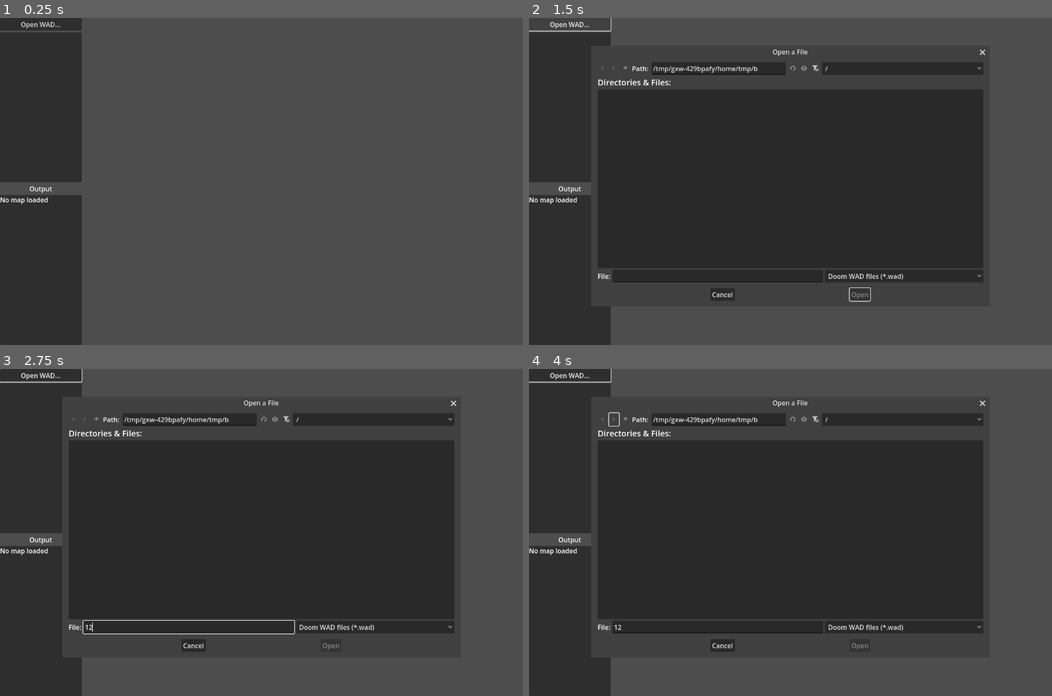
Above: before the commit, frames 1-4 (two rows, left to right).
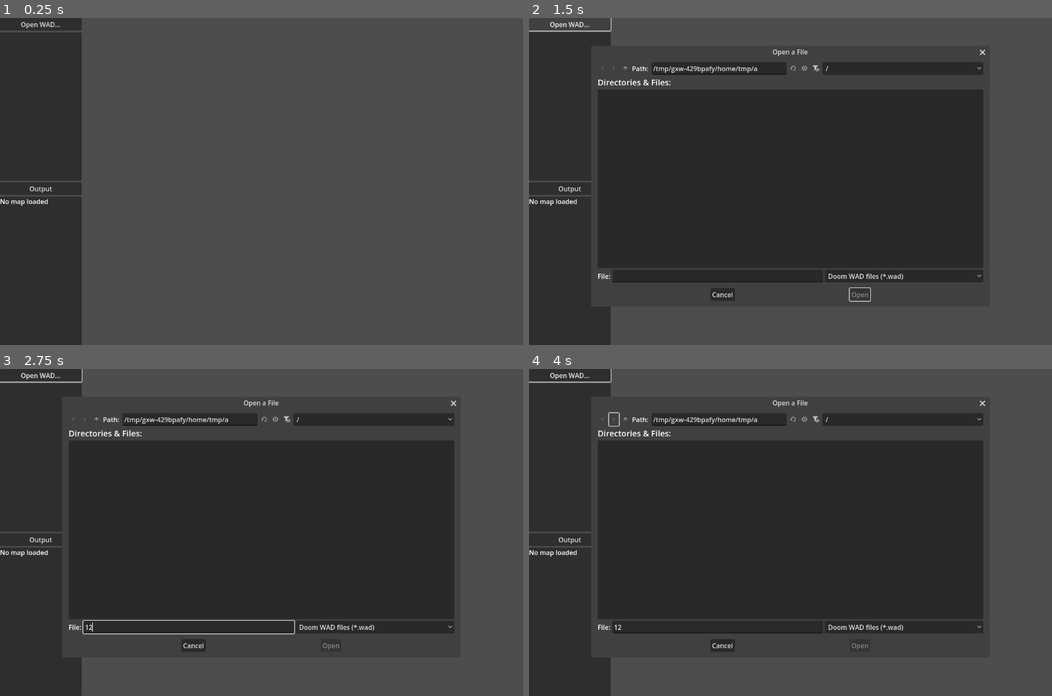
Above: after the commit, the same moments.

Repository: TehRealSalt/sentinel-smith
Game: Godot game, scene res://wad_viewer.tscn
The game is run twice, just before and just after one commit, with the same random seed, the same clock (stepped at 60 frames per second) and the same inputs.
Inputs (mouse positions are in pixels of both pictures, inside the frame that each line leads up to):
- Up to frame 1 (0.25 s): no input
- Up to frame 2 (1.5 s): click (570, 188) at 0.5 s, where only the run after the commit has a clickable "Output"; click "Open WAD..." at 1.25 s
- Up to frame 3 (2.75 s): click (188, 627) at 2.02 s; type "12" at 2.1 s
- Up to frame 4 (4 s): click (612, 418) at 2.75 s; click (612, 418) at 3.5 s

The runs differ from the first frame. In frame 1, 0.8% of the frame differs, in the area x 0-16%, y 49-58%; in frame 2, 0.7%; in frame 3, 0.7%; in frame 4, 0.7%.

Commit message:
Separate output to its own button
Helps me get a feel for how long loading vs saving will be

Diff:
--- a/project/wad_viewer.gd
+++ b/project/wad_viewer.gd
@@ -20,16 +20,11 @@
 	current_wad = wad
 	update_tree()
 
-	PerfTiming.start(&'DoomMap.load_from_wad')
+	PerfTiming.start(&'DoomMap.total')
 	current_map = DoomMap.load_from_wad(current_wad)
-	PerfTiming.stop(&'DoomMap.load_from_wad')
-
 	if current_map != null:
 		%SubViewport.add_child(current_map)
-
-		PerfTiming.start(&'DoomMap.stringify')
-		textmap_display.text = str(current_map)
-		PerfTiming.stop(&'DoomMap.stringify')
+	PerfTiming.stop(&'DoomMap.total')
 
 	Input.set_default_cursor_shape(Input.CURSOR_ARROW)
 
@@ -68,3 +63,12 @@
 		return
 
 	change_wad(path.get_file(), wad)
+
+
+func _on_output_button_pressed() -> void:
+	if not current_map:
+		return
+
+	PerfTiming.start(&'DoomMap.stringify')
+	textmap_display.text = str(current_map)
+	PerfTiming.stop(&'DoomMap.stringify')
--- a/project/wad_viewer.tscn
+++ b/project/wad_viewer.tscn
@@ -36,11 +36,9 @@
 layout_mode = 2
 size_flags_vertical = 3
 
-[node name="Label" type="Label" parent="HBoxContainer/VBoxContainer"]
+[node name="OutputButton" type="Button" parent="HBoxContainer/VBoxContainer"]
 layout_mode = 2
-size_flags_vertical = 1
 text = "Output"
-horizontal_alignment = 1
 
 [node name="PanelContainer" type="PanelContainer" parent="HBoxContainer/VBoxContainer"]
 layout_mode = 2
@@ -81,4 +79,5 @@
 filters = PackedStringArray("*.wad;Doom WAD files")
 
 [connection signal="pressed" from="HBoxContainer/VBoxContainer/OpenWADButton" to="." method="_on_open_wad_button_pressed"]
+[connection signal="pressed" from="HBoxContainer/VBoxContainer/OutputButton" to="." method="_on_output_button_pressed"]
 [connection signal="file_selected" from="OpenWADDialog" to="." method="_on_file_dialog_file_selected"]
